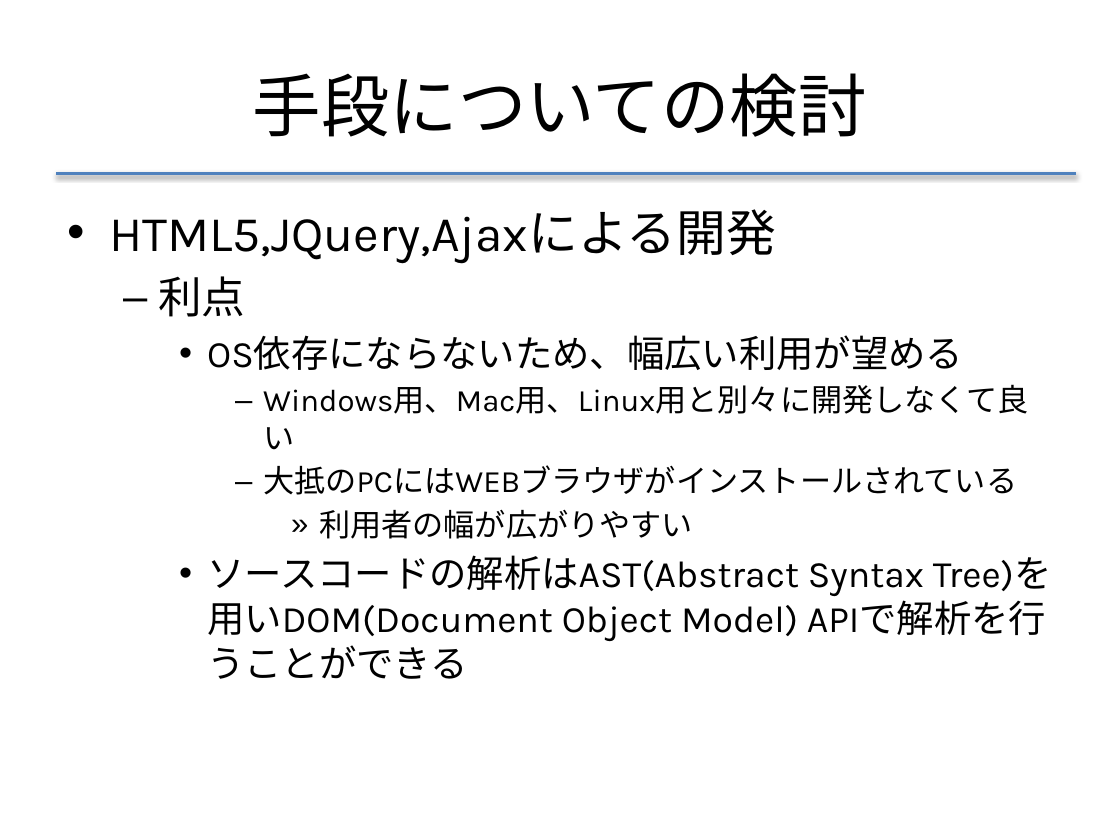
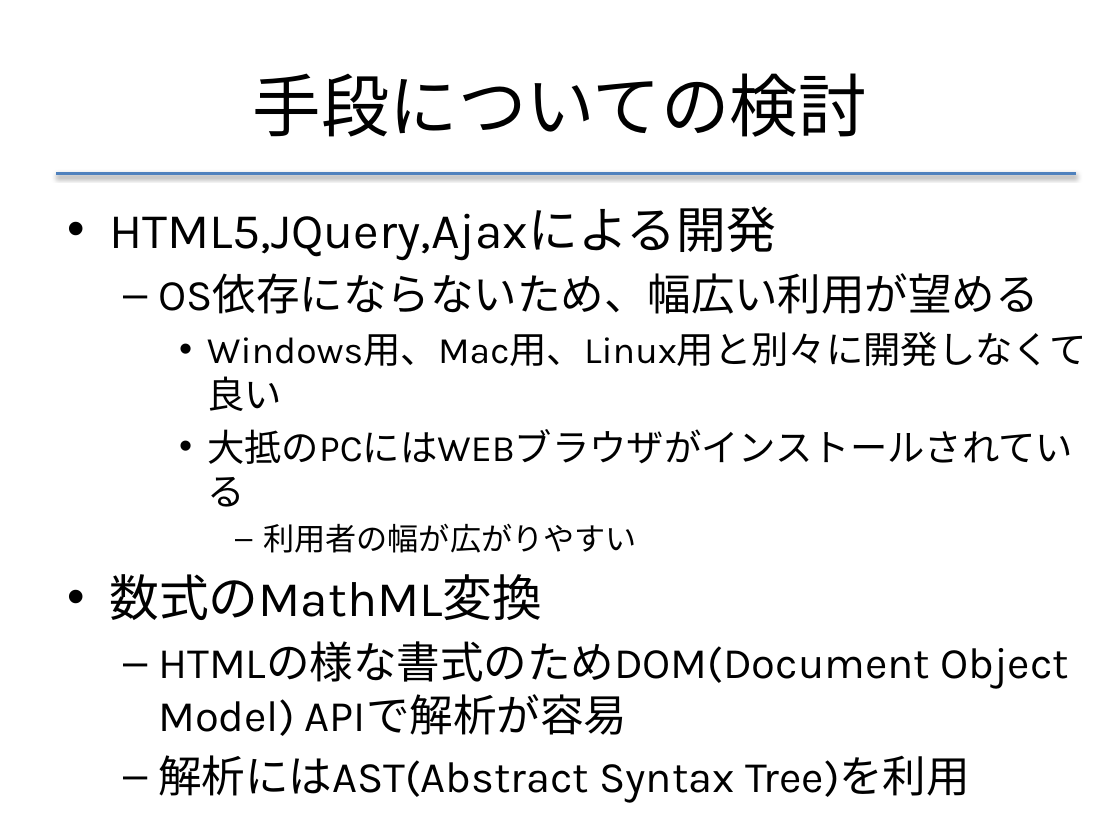
Before and after one commit to f-akazawa/akaz_uecdevelop, a slide deck: slide 17 of doc/中間発表資料.pptx. Drawn at 1120x840 pixels with LibreOffice and Linux fonts; fonts in the diff are those of the drawing. Boxes give left, top, right and bottom in pixels: in the first picture for what was removed or moved away, otherwise in the second. Text is boxed around its words. In the diff, an @@ line names an element or a change of style, - is before the commit and + after.

Commit message:
構成変更
MathMLを利用すると書いてみた。
けど、プロダクトとして分けたほうが良いかな？

```diff
--- a/doc/中間発表資料.pptx
+++ b/doc/中間発表資料.pptx
@@ text at box(158, 276, 245, 317): paragraph removed @@
-  – 利点
@@ text at box(158, 273, 1086, 553): size 24 to 28 pt in "OS依存にならないため、幅広い利用が望める"; size 20 to 24 pt in "Windows用、Mac用、Linux用と別々に開発しなくて良い", "大抵のPCにはWEBブラウザがインストールされている"; bullet • to –; list level 3 to 2 in "OS依存にならないため、幅広い利用が望める"; bullet – to •; list level 4 to 3 in "Windows用、Mac用、Linux用と別々に開発しなくて良い"; list level 4 to 3 in "大抵のPCにはWEBブラウザがインストールされている"; bullet » to –; list level 5 to 4 in "利用者の幅が広がりやすい" @@
@@ text at box(109, 574, 1069, 803): text changed; size 24 to 28 pt @@
-    • ソースコードの解析はAST(Abstract Syntax Tree)を用いDOM(Document Object Model) APIで解析を行うことができる
+• 数式のMathML変換
+  – HTMLの様な書式のためDOM(Document Object Model) APIで解析が容易
+  – 解析にはAST(Abstract Syntax Tree)を利用
```
Also in this commit, not shown: 2 other slides changed.
